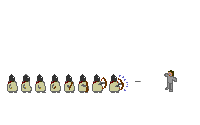
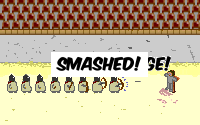
The second 200 × 125 image is a revision of the first. Changes to its layers:
added group "text" with 3 layers above "victim" over bbox(52, 52, 171, 77)
added layer "smashed" in group "text" over bbox(52, 56, 141, 77)
added layer "porridge" in group "text" over bbox(83, 56, 171, 71)
showed group "background" (12 layers) over bbox(0, 0, 200, 125)
